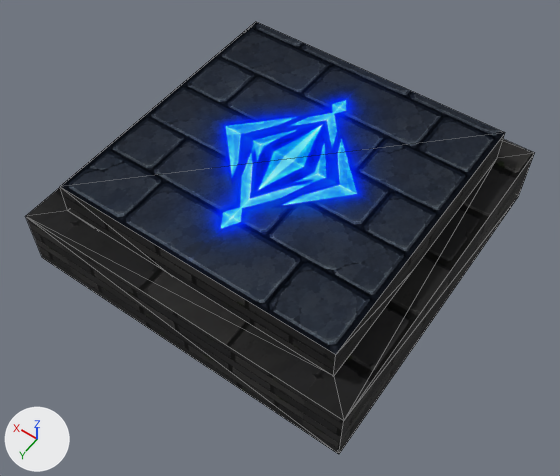
A saved change to the glTF model Arcane Cube/Asset/Models/Map/Switch/Switch.gltf.
The view is the same before and after, from a 50 mm lens placed at (-0.594, 0.861, 1.227), pointed at (-0.027, 0.067, -0.02). Arrows for +X, +Y and +Z are at lower left; the lights stay in place. The picture after the commit comes second. Mesh edges are drawn as thin lines. Vertices at exactly the same position are counted once.

The first picture shows '立方体'.
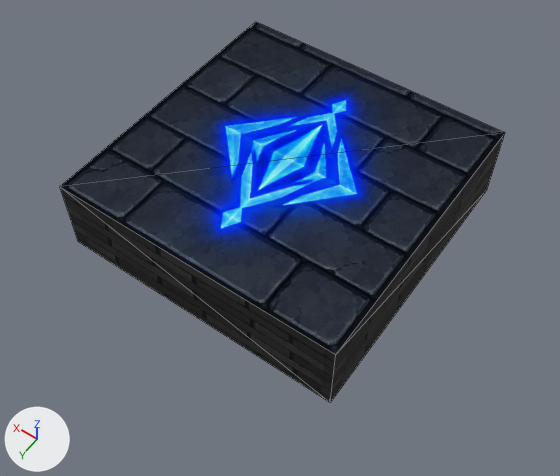
Boxes (x1, y1, x2, y2) around the edits, measured in the pictures (560 x 476 px):
'立方体', reshaped (12% narrower, 12% shorter): before (26, 22, 534, 454); after (60, 22, 505, 403)
part 1 of me_立方体, deleted: before (26, 139, 534, 454)

Edits to the bpy script that builds the scene:
```text
Change me_立方体:
    used by ob_立方体; location = (0.0, 0.0, 0.0)
    remove me_立方体.from_pydata(...)  # 24 vertices, 40 faces; spans x -0.365..0.365, y -0.365..0.365, z -0.068..0.138
    add me_立方体.from_pydata(...)  # 8 vertices, 12 faces; spans x -0.308..0.308, y -0.308..0.308, z -0.031..0.138
    me_立方体 part 1: the loose piece of 16 vertices spanning x -0.365..0.365, y -0.365..0.365, z -0.068..0.068 is deleted
```
